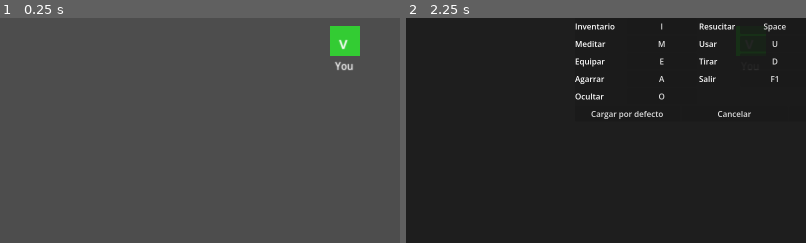
Above: before the commit, frames 1-2 (left to right).
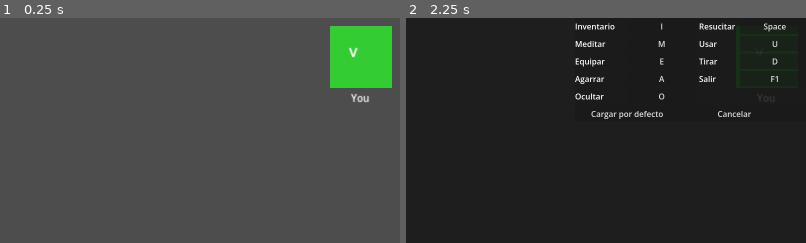
Above: after the commit, the same moments.

Repository: polito-ao/argentum-united-client
Game: Godot game, scene res://scenes/world/world.tscn
Same seed, same stepped clock (60 frames per second), same inputs: the game is played once before the commit and once after it. This scene is started directly instead of the project's main scene.
Inputs (mouse positions are % of the whole screen's width and height, from its top left):
- Up to frame 1 (0.25 s): no input
- Up to frame 2 (2.25 s): click (38, 9) at 0.52 s; type "12" at 0.6 s; click "?" at 1.25 s; click "S" at 2 s
The pictures show only the part of the screen within x 9-59%, y 48-98%; the shares and areas given below are measured in that part.

The runs differ from the first frame. In frame 1, 3.5% of the frame differs, in the area x 82-98%, y 3-38%; in frame 2, less than 0.1%.

Commit message:
world: scale PlayerSprite to 64px + revert HUD-aware camera offset
Two fixes from in-game playtest:

1. PlayerSprite's Rect, FacingLabel and NameLabel were authored at 32px
   tile dimensions. Other entities (NPCs, ground items) already resize
   via _tile_size, but the scene-file PlayerSprite stayed 30×30. Visual
   inconsistency: wolves and golems rendered 62×62, player only 30×30.
   Bumped the Rect to 62×62, re-centered the FacingLabel arrow inside
   the bigger square, moved the NameLabel below the doubled sprite
   (y=66 instead of y=34).

2. Reverted CAMERA_WORLD_OFFSET to Vector2.ZERO. The HUD-aware offset
   (130 right, 60 up) pushed the player noticeably off-center in a way
   that didn't read better than the natural screen-center behavior the
   Godot debug "Override in-game camera" toggle showed by default. Kept
   the constant in place with a comment so we can re-enable if HUD
   layout changes enough to matter.

Co-Authored-By: Claude Opus 4.7 (1M context) <noreply@anthropic.com>

Diff:
--- a/scenes/world/world.gd
+++ b/scenes/world/world.gd
@@ -22,15 +22,13 @@
 # to docs/maps/parsed/mapa<N>.json on the sibling server repo.
 const MAP_JSON_DIR := "C:/Users/agusp/Documents/GitHub/argentum-united-server/docs/maps/parsed"
 
-# Camera follows the player, but the HUD panels cover parts of the viewport
-# (right panel ~260px, chat panel ~120px top-left). Offsetting the camera by
-# half the HUD widths pushes the player into the VISUAL center of what's
-# actually visible, instead of the raw screen center (which would be behind
-# HUD). Cast-range = viewport-radius + 1 tile, so you always get a peek of
-# threats before they can land a hit.
-const HUD_RIGHT_WIDTH := 260
-const HUD_TOP_HEIGHT := 120
-const CAMERA_WORLD_OFFSET := Vector2(HUD_RIGHT_WIDTH / 2.0, -HUD_TOP_HEIGHT / 2.0)
+# Camera follows the player without HUD-aware offset. An earlier experiment
+# shifted the player into the geometric center of the HUD-excluded rectangle,
+# but in practice the natural "player at screen center" read better — the
+# chat panel is small (top-left only) and the right panel visually balances
+# it enough that the raw center feels right. Restore offset behaviour by
+# flipping this to a computed Vector2 if HUD layout changes noticeably.
+const CAMERA_WORLD_OFFSET := Vector2.ZERO
 
 var connection: ServerConnection
 var my_pos: Vector2i = Vector2i(50, 50)
--- a/scenes/world/world.tscn
+++ b/scenes/world/world.tscn
@@ -23,24 +23,24 @@
 [node name="Rect" type="ColorRect" parent="PlayerSprite"]
 offset_left = 1.0
 offset_top = 1.0
-offset_right = 31.0
-offset_bottom = 31.0
+offset_right = 63.0
+offset_bottom = 63.0
 mouse_filter = 2
 color = Color(0.2, 0.8, 0.2, 1)
 
 [node name="FacingLabel" type="Label" parent="PlayerSprite"]
-offset_left = 10.0
-offset_top = 6.0
-offset_right = 50.0
-offset_bottom = 26.0
+offset_left = 20.0
+offset_top = 14.0
+offset_right = 60.0
+offset_bottom = 54.0
 mouse_filter = 2
 text = "v"
 
 [node name="NameLabel" type="Label" parent="PlayerSprite"]
-offset_left = -30.0
-offset_top = 34.0
-offset_right = 62.0
-offset_bottom = 50.0
+offset_left = -14.0
+offset_top = 66.0
+offset_right = 78.0
+offset_bottom = 82.0
 mouse_filter = 2
 text = "You"
 horizontal_alignment = 1
